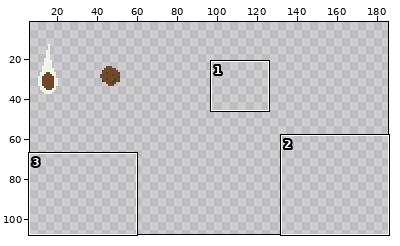
Edited in one commit: sprite sheet (game/assets/asteroid_sheet.png). The first picture is a wide view before the edit; the outline marks the close-up.
Close-up. First the earlier version:
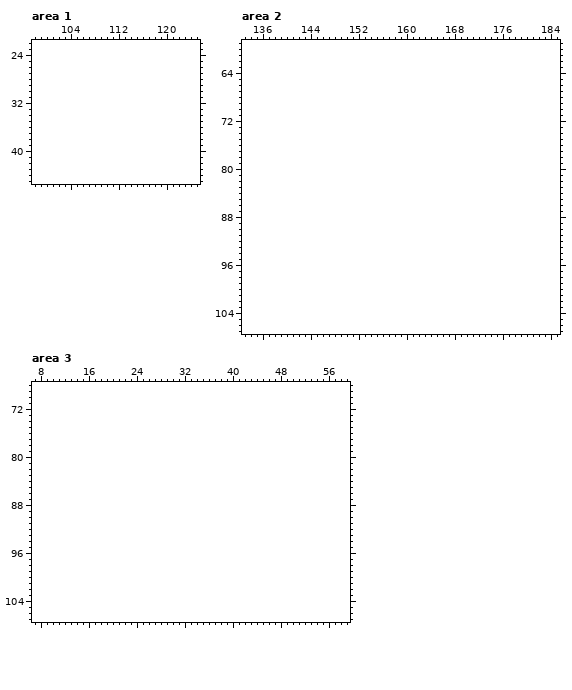
The file is 64x32 pixels. Shown: area 1: x 98..125, y 22..45; area 2: x 133..185, y 59..107; area 3: x 7..59, y 68..107. The old version is drawn lined up with the new one, on the new canvas. The wide view leaves out empty margins. The commit also changed other parts of the picture, which this record leaves out.
After the commit:
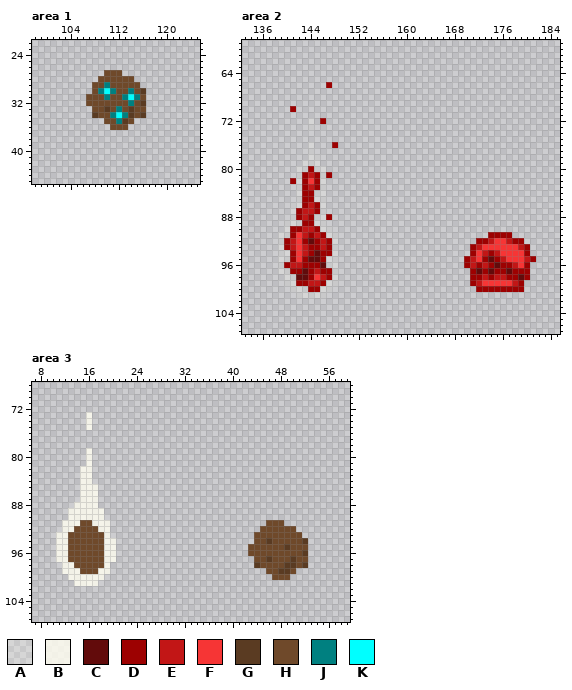
Palette (. is transparent): A #fffef02d  B #fffef0cc  C #620b0b  D #9d0101  E #c21616  F #f63535  G #5a3b22  H #6f492a  J #008080  K #00ffff
Difference:
canvas 64x32 -> 192x128, the old top-left corner now at -1,13 (the part of the old canvas that was cut away was empty and is not shown)
Changed rows in their new state; - is an unchanged pixel.
Area 1:
first column x 107:
27 ---HHH----
28 --HHHHHH--
29 -HHJHHHHH-
30 -HJKJHHJHG
31 HHHJHHJKJH
32 HHHHHHHJHG
33 -HHGHJHGHH
34 -GHHJKJGHG
35 ---HHJGH--
36 ----HHH---
Area 2:
first column x 147:
 66 D
first column x 139:
 70 --D----------------------------------------
 72 -----A-D-----------------------------------
 73 -----A-------------------------------------
 76 -----A---D---------------------------------
 77 -----A-------------------------------------
 78 -----AA------------------------------------
 79 ----AAA------------------------------------
 80 ---AADAA-----------------------------------
 81 ---ADEDAD----------------------------------
 82 --DADFDA-----------------------------------
 83 ---ADEDA-----------------------------------
 84 ---ADDAA-----------------------------------
 85 ---ADDAA-----------------------------------
 86 --AADEDA-----------------------------------
 87 --ADEEDA-----------------------------------
 88 --ADEDAAD----------------------------------
 89 -AAADDAA-----------------------------------
 90 -ADDEEDAA----------------------------------
 91 AADFEDEDAA-------------------------DDDD----
 92 ADEFDCDEDA-----------------------DDEFFEDD--
 93 ADEFEDDEDA----------------------DEFFFFFFED-
 94 AADFEDCDDA----------------------DFEDEFFFFD-
 95 AADFDCCDAA---------------------DEFDCDEFFFED
 96 ADEEDDDCAA---------------------DEDEDCDDEFD-
 97 AADDCDEDDA----------------------DCDCDDCDDD-
 98 -AACCDFEDA----------------------DDEDEEDDCD-
 99 -AADDEEDAA----------------------DEFFFFFED--
100 --AAADDAA------------------------DDDDDDDD--
101 ---AAAAA-----------------------------------
Area 3:
first column x 16:
 73 B
 74 B
 75 B
first column x 11:
 79 -----B------------------------------------
 80 -----B------------------------------------
 81 -----B------------------------------------
 82 ----BB------------------------------------
 83 ----BB------------------------------------
 84 ----BB------------------------------------
 85 ----BBB-----------------------------------
 86 ----BBB-----------------------------------
 87 ----BBB-----------------------------------
 88 ---BBBB-----------------------------------
 89 --BBBBBB----------------------------------
 90 --BBBBBB----------------------------------
 91 -BBBHHBBB--------------------------HHH----
 92 -BBHHHHBB-------------------------HHHHHH--
 93 BBHHHHHHB------------------------HHHHHHHH-
 94 BBHHHHHHBB-----------------------HHGHHHHHG
 95 BBHHHHHHBB----------------------HHHHHHGHHH
 96 BBHHHHHHBB----------------------HHHHHHHHHG
 97 BBHHHHHHBB-----------------------HHGHHHGHH
 98 -BBHHHHHB------------------------GHHHHGGHG
 99 -BBBHHHBB--------------------------HHGGH--
100 --BBBBBB----------------------------HHH---
101 ---BBBB-----------------------------------
Pixel boxes of the changes (left, top, right, bottom) in both close-ups:
added: (86, 70, 146, 130)
added: (326, 82, 332, 88)
added: (278, 106, 338, 298)
added: (464, 232, 536, 292)
added: (56, 412, 116, 586)
added: (248, 520, 308, 580)
